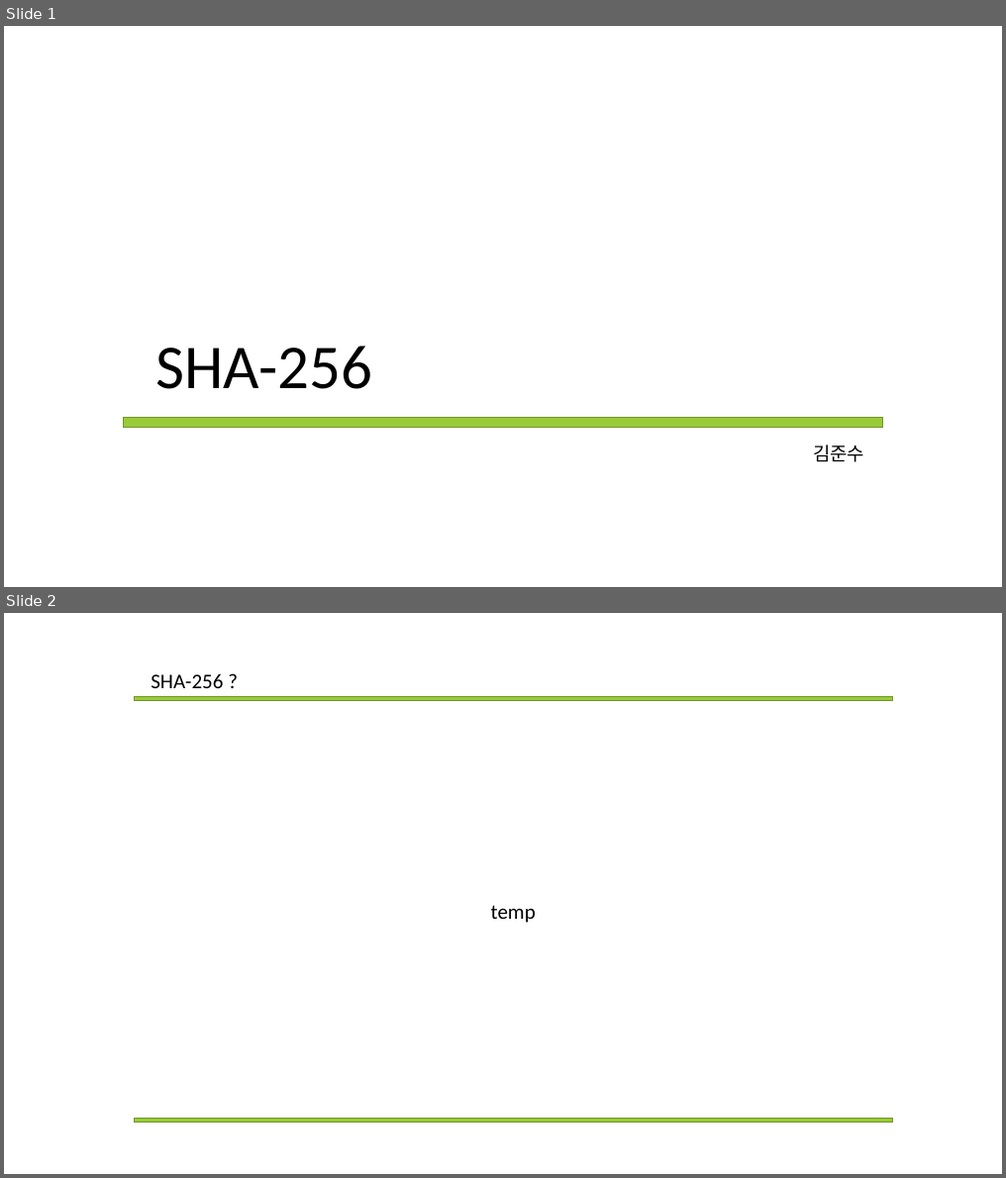
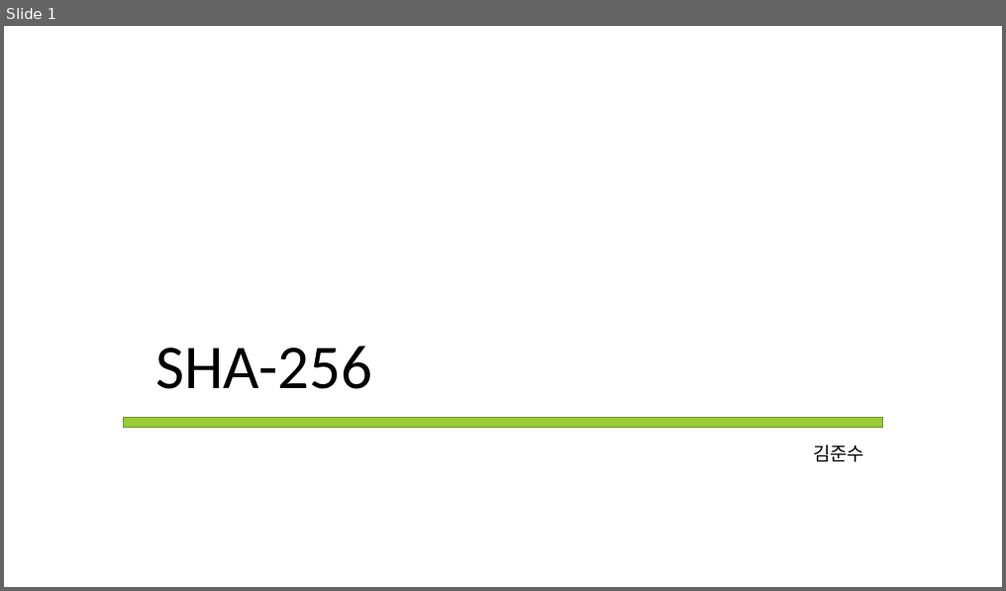
Before and after one commit to Mikusnuz/MyPractice, a slide deck: Study/13. SHA256.pptx. Shown one above the other, each under a label of ours: slides 1 and 2 before the commit, slide 1 after it. The pictures are 1006x1178 and 1006x591 pixels, drawn with LibreOffice and Linux fonts; fonts in the diff are those of the drawing. Boxes give left, top, right and bottom in pixels: in the first picture for what was removed or moved away, otherwise in the second. Text is boxed around its words. In the diff, an @@ line names an element or a change of style, - is before the commit and + after.

```diff
--- a/Study/13. SHA256.pptx
+++ b/Study/13. SHA256.pptx
@@ slide 2 removed at <box>4,613,1002,1174</box>, background #FFFFFF @@
@@ rectangle removed at <box>134,697,893,700</box> @@
@@ text removed at <box>151,673,223,688</box> @@
-SHA-256 ?
@@ text removed at <box>491,905,536,923</box> @@
-temp
@@ rectangle removed at <box>134,1118,893,1122</box> @@
```
Also in this commit, not shown: 1 slide changed, 8 slides added.
